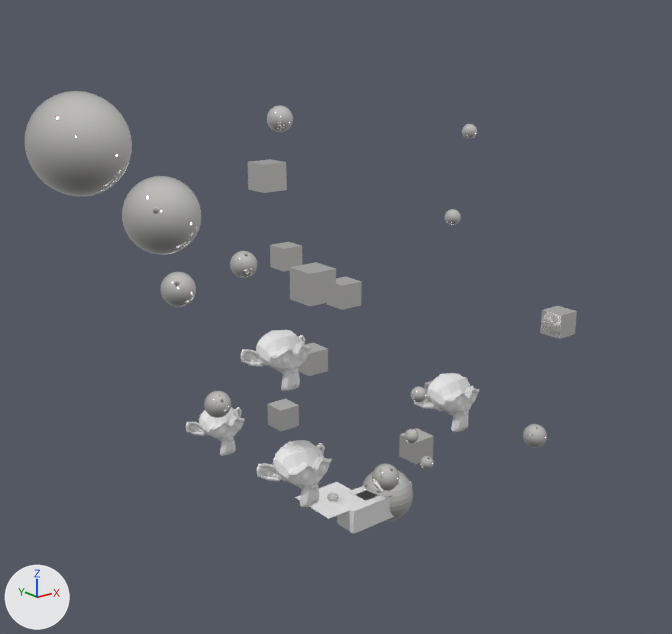
The glTF model dist/assets/physicsassignment02V02baked.glb: old version first, new version second.
One viewpoint serves both versions: a 50 mm camera at (-21.4, -23.6, 17.0) aimed at (-2.2, 0.4, 7.4). The lights are fixed; the arrows at lower left show +X, +Y and +Z. Where no turn or scale is listed for an object, it has been applied to the vertices.

Before the edit, the objects in view are built like this:
```python
me_plane = bpy.data.meshes.new('Plane')
me_plane.from_pydata([(-1.0, -1.0, 0.0), (1.0, -1.0, 0.0), (-1.0, 1.0, 0.0), (1.0, 1.0, 0.0)], [], [(0, 1, 3), (0, 3, 2)])
me_sphere_006 = bpy.data.meshes.new('Sphere.006')
me_sphere_006.from_pydata(...)  # a UV sphere (32 segments, 16 rings, poles along z) spanning x -1.0..1.0, y -1.0..1.0, z -1.0..1.0
me_sphere_006.materials.append(mat_mirror_001)  # white #fffefb
me_suzanne = bpy.data.meshes.new('Suzanne')
me_suzanne.from_pydata(...)  # 505 vertices, 968 faces; spans x -1.37..1.37, y -0.85..0.85, z -0.98..0.98
me_suzanne_001 = bpy.data.meshes.new('Suzanne.001')
me_suzanne_001.from_pydata(...)  # 505 vertices, 968 faces; spans x -1.37..1.37, y -0.85..0.85, z -0.98..0.98
me_suzanne_002 = bpy.data.meshes.new('Suzanne.002')
me_suzanne_002.from_pydata(...)  # 505 vertices, 968 faces; spans x -1.37..1.37, y -0.85..0.85, z -0.98..0.98
me_suzanne_003 = bpy.data.meshes.new('Suzanne.003')
me_suzanne_003.from_pydata(...)  # 505 vertices, 968 faces; spans x -1.37..1.37, y -0.85..0.85, z -0.98..0.98
ob_plane = bpy.data.objects.new('Plane', me_plane)
ob_plane.location = (-2.27, 0.43, 0.36)
ob_sphere_006 = bpy.data.objects.new('Sphere.006', me_sphere_006)
ob_sphere_006.location = (0.0, 0.0, 0.0)
ob_suzanne = bpy.data.objects.new('Suzanne', me_suzanne)
ob_suzanne.location = (-5.13, -1.46, 3.13)
ob_suzanne_001 = bpy.data.objects.new('Suzanne.001', me_suzanne_001)
ob_suzanne_001.location = (-3.82, 1.32, 5.95)
ob_suzanne_002 = bpy.data.objects.new('Suzanne.002', me_suzanne_002)
ob_suzanne_002.location = (-2.75, 7.38, 0.89)
ob_suzanne_003 = bpy.data.objects.new('Suzanne.003', me_suzanne_003)
ob_suzanne_003.location = (1.5, -1.7, 3.97)
# also in view: 'Cube.009' at (-4.9, -2.0, 9.5); 'Cube.008' at (-2.3, 4.2, 11.8); 'Cube.004' at (0.9, 8.0, 0.3); 'Cube.002' at (8.7, -0.7, 5.3); 'Sphere.007' at (-8.9, -0.9, 9.8)
```
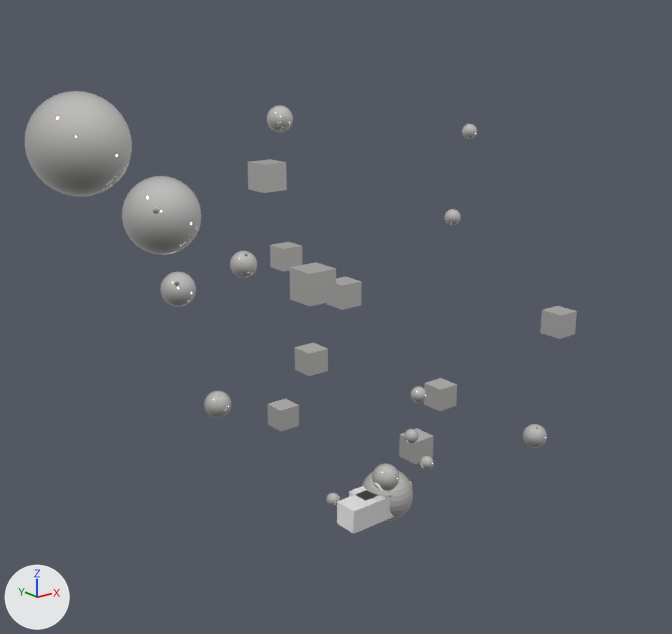
Where the change shows, as pixel boxes (x1, y1, x2, y2) in the pictures (672 x 634 px):
'Suzanne', deleted
    before: (256, 440, 332, 507)
'Suzanne.001', deleted
    before: (240, 330, 312, 391)
'Suzanne.003', deleted
    before: (414, 373, 480, 432)
'Suzanne.002', deleted
    before: (186, 407, 245, 456)
'Plane', deleted
    before: (295, 482, 353, 519)

What the commit changed:
Object 'Plane' (ob_plane) is deleted.
Object 'Suzanne' (ob_suzanne) is deleted.
Object 'Suzanne.001' (ob_suzanne_001) is deleted.
Object 'Suzanne.002' (ob_suzanne_002) is deleted.
Object 'Suzanne.003' (ob_suzanne_003) is deleted.
